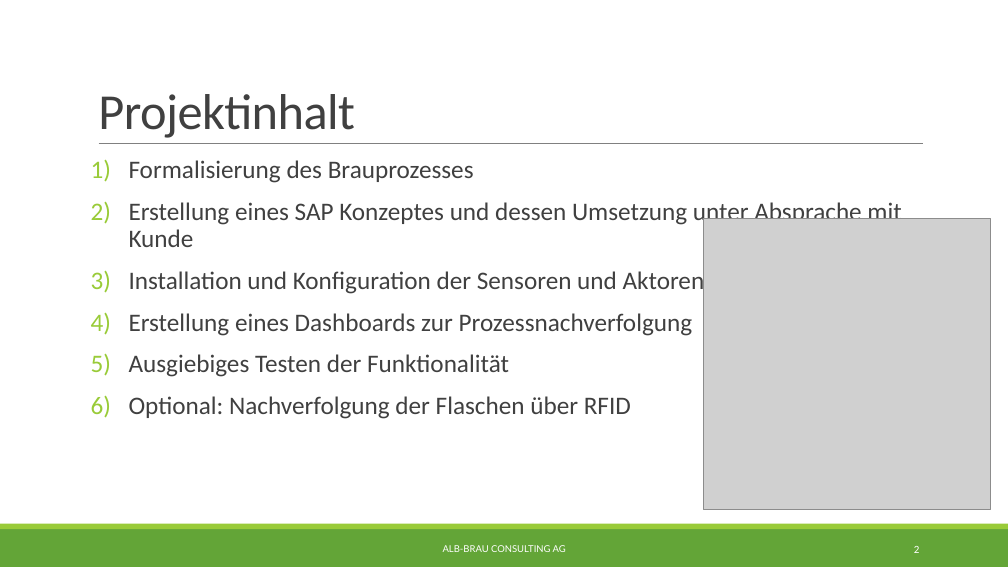
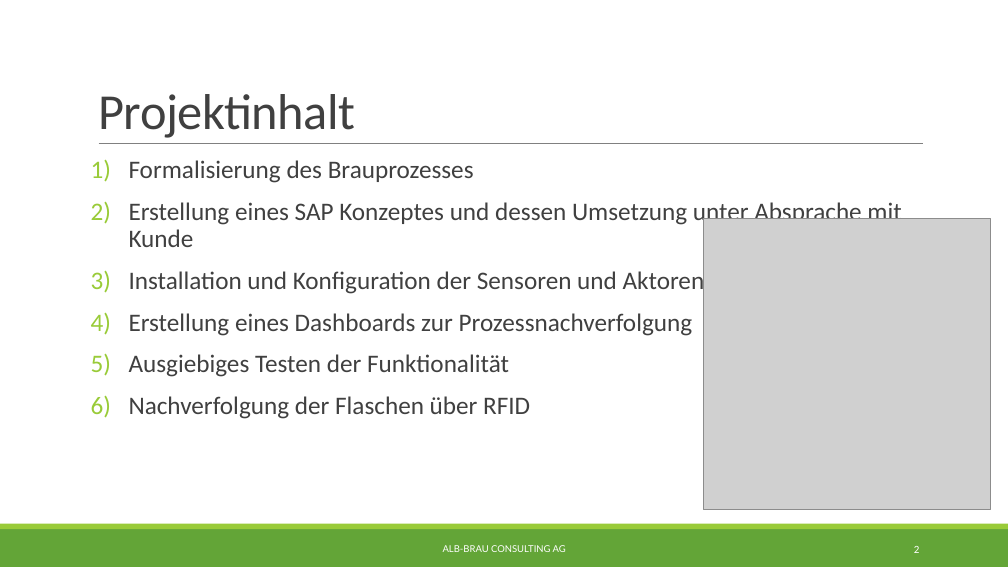
Before and after one commit to albae3333/DigitaleFabrik, a slide deck: slide 2 of Präsentation/Präsentation.pptx. Drawn at 1008x567 pixels with LibreOffice and Linux fonts; fonts in the diff are those of the drawing; grey boxes stand for pictures. Boxes give left, top, right and bottom in pixels: in the first picture for what was removed or moved away, otherwise in the second. Text is boxed around its words. In the diff, an @@ line names an element or a change of style, - is before the commit and + after.

```diff
--- a/Präsentation/Präsentation.pptx
+++ b/Präsentation/Präsentation.pptx
@@ text at (x1=129, y1=396, x2=530, y2=419): text changed @@
-6) Optional: Nachverfolgung der Flaschen über RFID
+6) Nachverfolgung der Flaschen über RFID
```
Also in this commit, not shown: 4 other slides changed, 1 slide added, 1 slide removed, 1 other file.
